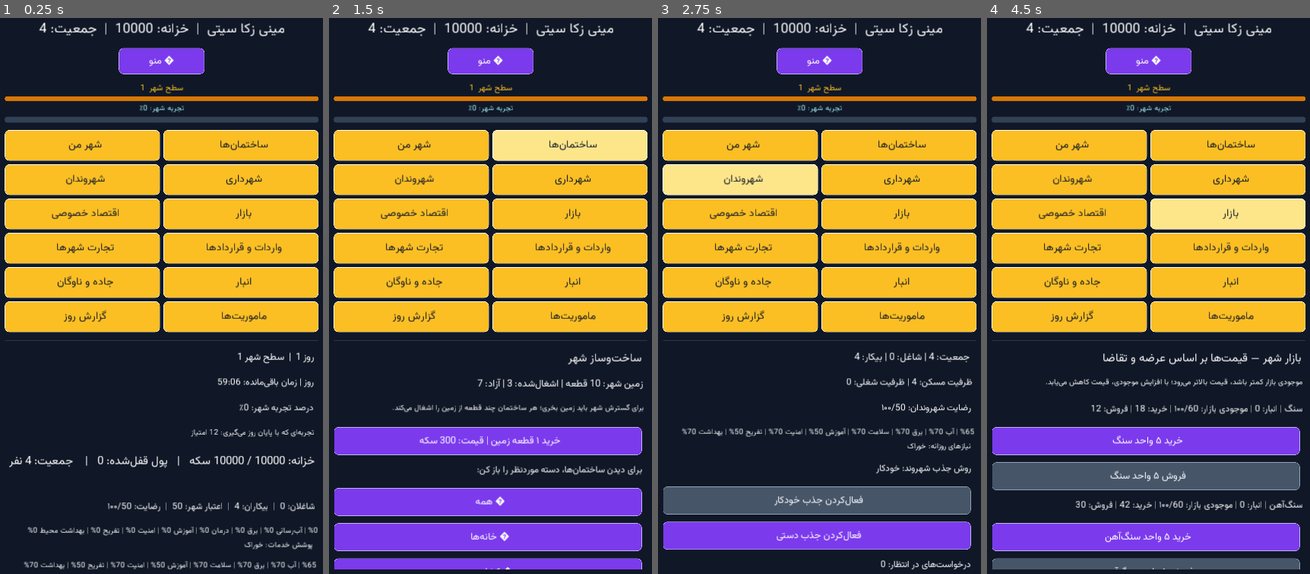
Above: before the commit, frames 1-4 (left to right).
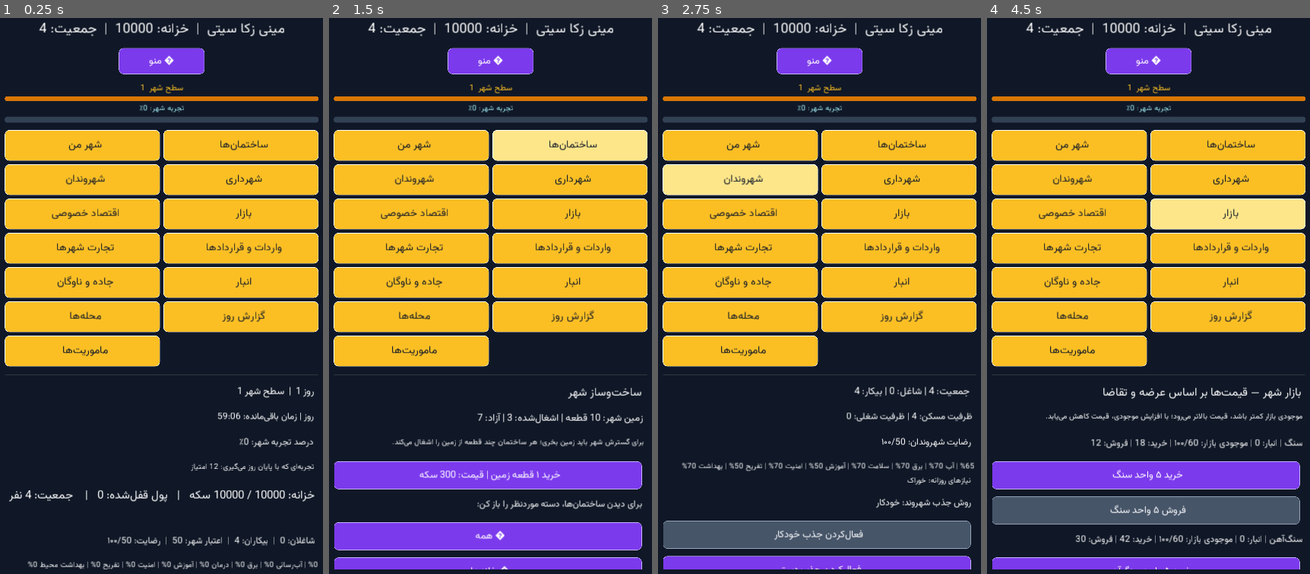
Above: after the commit, the same moments.

Repository: zekainstabot/mini-zeka-city
Game: Godot game, scene res://Main.tscn
Two runs of this game, one before a commit and one after it. Both use one fixed random seed, a clock stepped at 60 frames per second and the inputs below.
Inputs:
- Up to frame 1 (0.25 s): no input
- Up to frame 2 (1.5 s): click "ﻦﻣ ﺮﻬﺷ" at 0.5 s; click "ﺎﻫ‌ﻥﺎﻤﺘﺧﺎﺳ" at 1.25 s
- Up to frame 3 (2.75 s): click "ﻥﺍﺪﻧﻭﺮﻬﺷ" at 2 s
- Up to frame 4 (4.5 s): click "ﯼﺭﺍﺩﺮﻬﺷ" at 2.75 s; click "ﯽﺻﻮﺼﺧ ﺩﺎﺼﺘﻗﺍ" at 3.5 s; click "ﺭﺍﺯﺎﺑ" at 4.25 s

The runs differ from the first frame. In frame 1, 7.6% of the frame differs, in the area x 1-99%, y 52-100%; in frame 2, 20%; in frame 3, 18%; in frame 4, 26%.

Commit message:
Add district overview page and building location labels

Diff:
--- a/scripts/Main.gd
+++ b/scripts/Main.gd
@@ -246,7 +246,7 @@
 	nav.add_constant_override("hseparation", 8)
 	nav.add_constant_override("vseparation", 8)
 	root.add_child(nav)
-	for item in [{"t":"شهر من","p":"home"},{"t":"ساختمان‌ها","p …(257 unchanged characters)… ort"},{"t":"انبار","p":"storage"},{"t":"گزارش روز","p":"report"},{"t":"ماموریت‌ها","p":"missions"}]:
+	for item in [{"t":"شهر من","p":"home"},{"t":"ساختمان‌ها","p …(257 unchanged characters)… ort"},{"t":"انبار","p":"storage"},{"t":"محله‌ها","p":"districts"},{"t":"گزارش روز","p":"report"},{"t":"ماموریت‌ها","p":"missions"}]:
 		var b = Button.new()
 		b.text = PersianText.reshaper(item.t + "  ")
 		b.rect_min_size = Vector2(0, 64 if compact_layout else 58)
@@ -558,6 +558,8 @@
 			_add_label("ساختمان‌های فعلی:", 18)
 			for i in range(s.buildings.size()):
 				var id = s.buildings[i].id
+				var building_location = str(s.buildings[i].get("district_name", "منطقه صنعتی خارج شهر"))
+				_add_label("%s — محل: %s" % [str(game.get_building_definitions()[id].name), building_location], 15)
 				if int(s.buildings[i].get("balance",0)) > 0:
 					_add_label("حساب %s: %d سکه" % [str(game.get_building_definitions()[id].name),int(s.buildings[i].get("balance",0))])
 					_add_button(" برداشت سود %s: %d سکه" % [str(game.get_building_definitions()[id].name),int(s.buildings[i].get("balance",0))], self, "collect_profit", [i])
@@ -645,6 +647,28 @@
 				if bool(business.get("rented_municipal",false)):
 					_add_label("ملک متعلق به شهرداری است؛ پایان قرارداد اجاره: روز %d" % int(business.get("rent_until_day",0)), 14)
 			_add_label("شهروندان بیکار درآمد آزاد کسب می‌کنند؛ کسب‌وکارها به‌تدریج نیروی کار استخدام می‌کنند و از فروش خود مالیات می‌پردازند.", 15)
+		"districts":
+			var district_data = game.get_districts_overview()
+			_add_label("🏘️ محله‌های شهر", 22)
+			_add_label("هر محله تا ۱۰ ساختمان شهری را در خود جای می‌دهد. محله‌ها به‌ترتیب A1 تا A50، سپس B1 تا B50 و بعد C1 و ... ایجاد می‌شوند.", 16)
+			_add_label("تعداد محله‌های ایجادشده: %d" % int(district_data.get("district_count", 0)), 18)
+			if district_data.get("districts", []).empty():
+				_add_label("هنوز محله‌ای ایجاد نشده است؛ با ساخت اولین ساختمان شهری، محله A1 به‌صورت خودکار ایجاد می‌شود.", 16)
+			for district in district_data.get("districts", []):
+				_add_label("📍 %s | ساختمان‌ها: %d از ۱۰" % [str(district.get("name", "محله")), int(district.get("building_count", 0))], 19)
+				var district_names = district.get("building_names", [])
+				if district_names.empty():
+					_add_label("این محله هنوز ساختمان ندارد.", 15)
+				else:
+					_add_label("، ".join(district_names), 16)
+			_add_label("🏭 منطقه صنعتی خارج شهر", 20)
+			_add_label("کارخانه‌ها، معادن و ساختمان‌های آلاینده خارج از محله‌های شهری قرار می‌گیرند.", 15)
+			var industrial_names = district_data.get("industrial_buildings", [])
+			if industrial_names.empty():
+				_add_label("هنوز ساختمانی در منطقه صنعتی ساخته نشده است.", 16)
+			else:
+				_add_label("، ".join(industrial_names), 16)
+			_add_label("امکاناتی مثل مدرسه، مغازه، ایستگاه تاکسی و ایستگاه اتوبوس اختیاری هستند و می‌توانند در محله‌ها ساخته شوند.", 15)
 		"market":
 			_add_label("بازار شهر — قیمت‌ها بر اساس عرضه و تقاضا", 22)
 			_add_label("موجودی بازار کمتر باشد، قیمت بالاتر می‌رود؛ با افزایش موجودی، قیمت کاهش می‌یابد.", 15)
